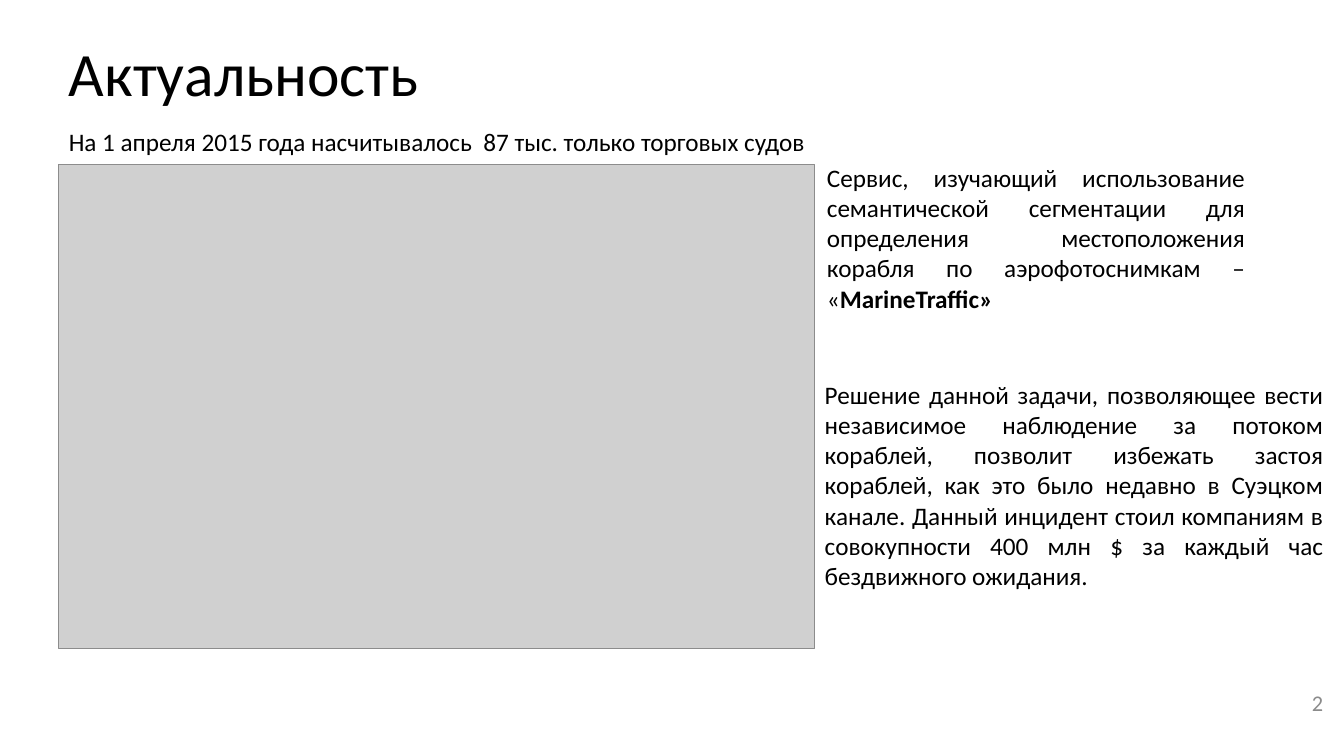
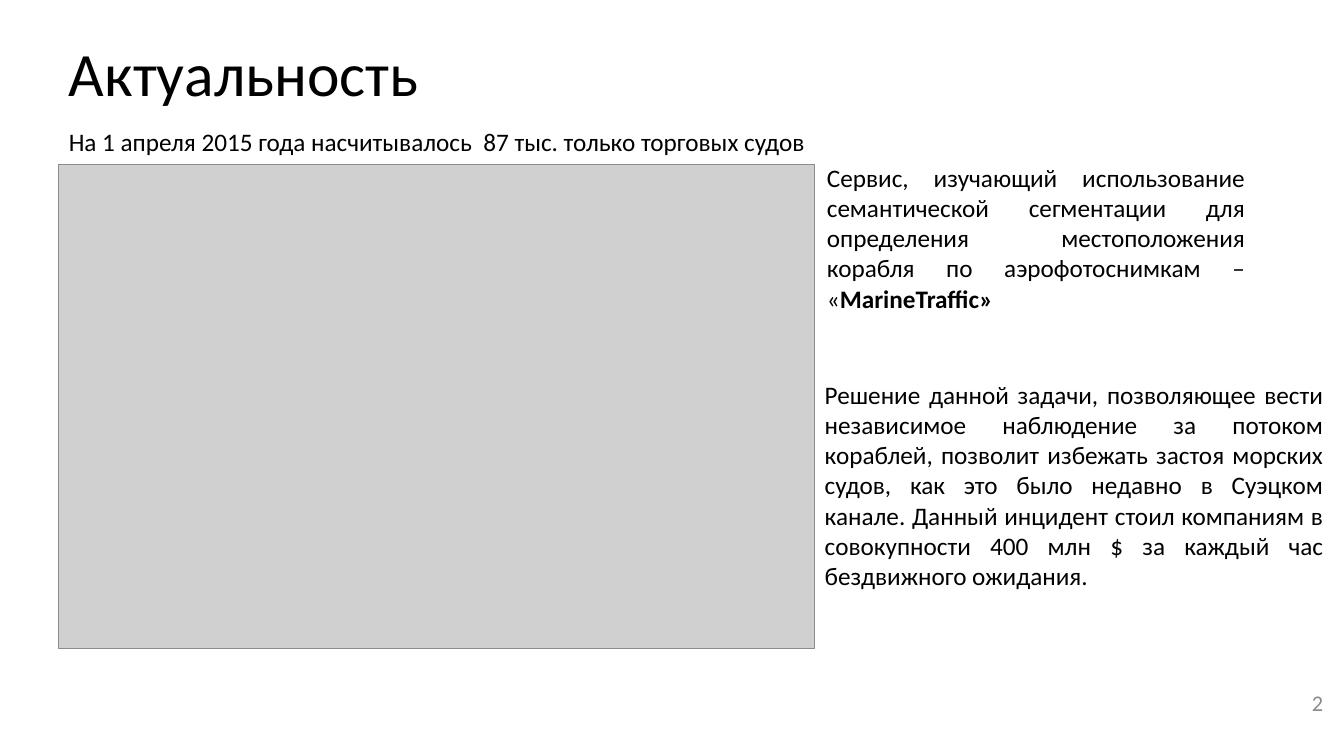
Before and after one commit to JacKira/Airbus_ship_detection, a slide deck: slide 2 of Отчет/ВКР презентация.pptx. Drawn at 1344x756 pixels with LibreOffice and Linux fonts; fonts in the diff are those of the drawing; grey boxes stand for pictures. Boxes give left, top, right and bottom in pixels: in the first picture for what was removed or moved away, otherwise in the second. Text is boxed around its words. In the diff, an @@ line names an element or a change of style, - is before the commit and + after.

```diff
--- a/Отчет/ВКР презентация.pptx
+++ b/Отчет/ВКР презентация.pptx
@@ text at (825, 387, 1323, 589): text changed @@
-Решение данной задачи, позволяющее вести независимое наблюдение за потоком кораблей, позволит избежать застоя кораблей, как это было недавно в Суэцком канале. Данный инцидент стоил компаниям в совокупности 400 млн $ за каждый час бездвижного ожидания.
+Решение данной задачи, позволяющее вести независимое наблюдение за потоком кораблей, позволит избежать застоя морских судов, как это было недавно в Суэцком канале. Данный инцидент стоил компаниям в совокупности 400 млн $ за каждый час бездвижного ожидания.
```
Also in this commit, not shown: 3 other slides changed.
